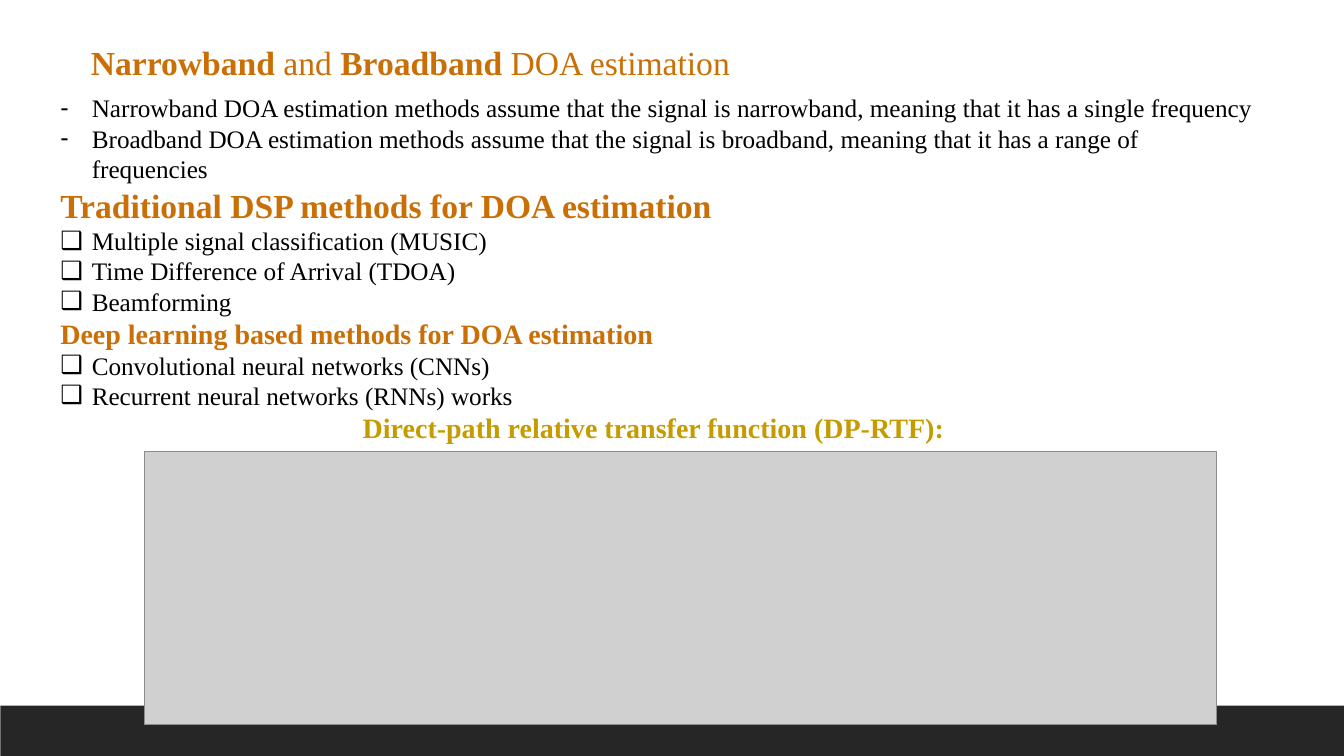
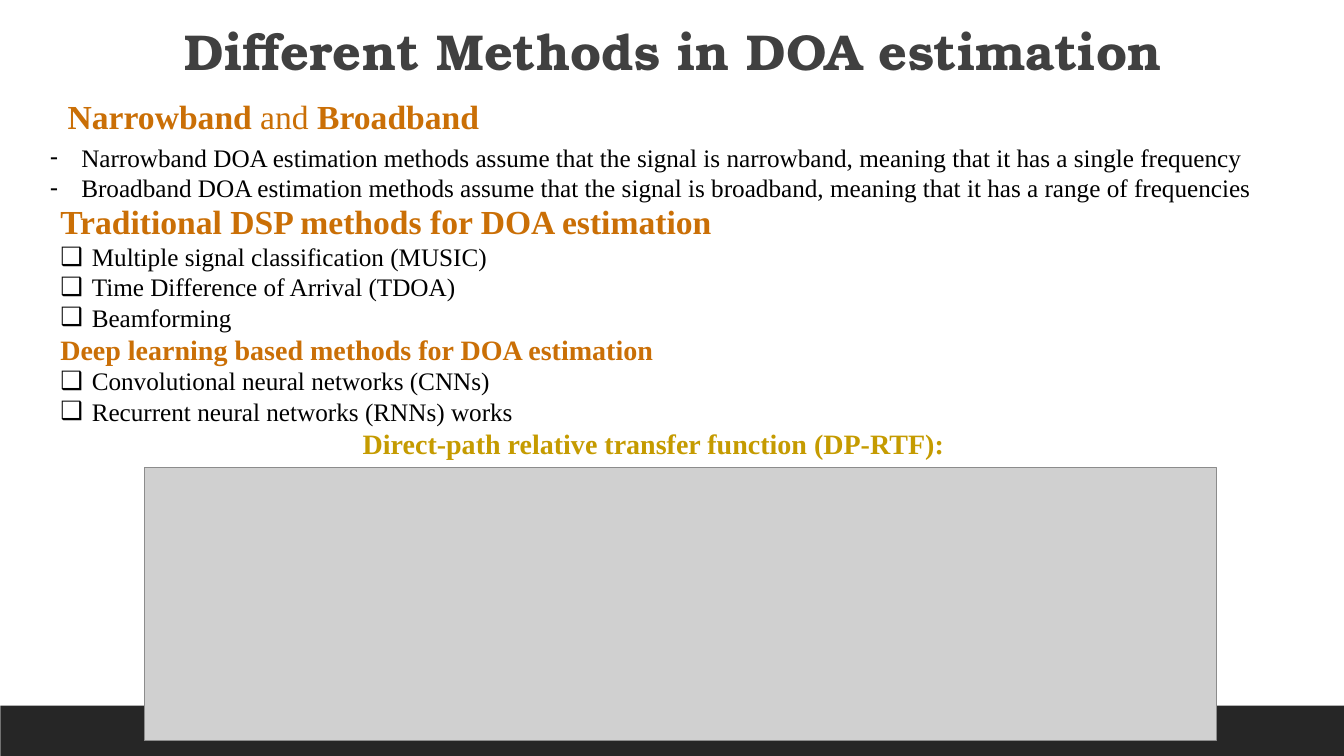
Before and after one commit to Lozsku/fiale, a slide deck: slide 3 of DP-RTF.pptx. Drawn at 1344x756 pixels with LibreOffice and Linux fonts; fonts in the diff are those of the drawing; grey boxes stand for pictures. Boxes give left, top, right and bottom in pixels: in the first picture for what was removed or moved away, otherwise in the second. Text is boxed around its words. In the diff, an @@ line names an element or a change of style, - is before the commit and + after.

```diff
--- a/DP-RTF.pptx
+++ b/DP-RTF.pptx
@@ text added at [185,31,1162,71], 36 pt, text #404040, bold @@
+Different Methods in DOA estimation
@@ text at [68,105,479,130]: text changed @@
-Narrowband and Broadband DOA estimation
+Narrowband and Broadband
@@ text "Narrowband DOA estimation methods assume ..." rewrapped from [92,99,1252,184] to [81,149,1250,203] @@
@@ text "Traditional DSP methods for DOA ...": place and size @@
-text "Traditional DSP methods for DOA ..." at [60,194,944,443]
+text "Traditional DSP methods for DOA ..." at [60,210,944,459]
@@ picture: place and size @@
-picture at [144,452,1217,725]
+picture at [144,468,1217,741]
```
Also in this commit, not shown: 2 other slides changed.
